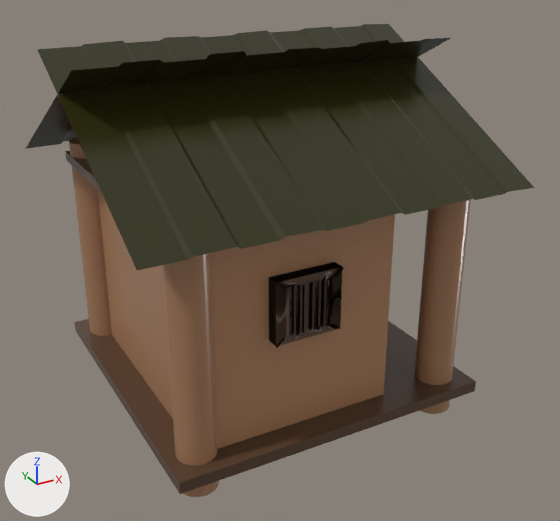
An edit to the OBJ model assets/building models/Kubo-Lv1.obj, drawn before and after from the same camera.
The view is the same before and after, from a camera (50 mm lens) standing at (-5.07, -9.79, 7.01) and looking at (0.15, -0.3, 2.26). Lighting does not change. The marker at lower left points along +X, +Y and +Z. Where no turn or scale is listed for an object, it has been applied to the vertices. Vertices at the same position are counted once.

The first picture shows 'obj1', 'obj2', 'obj4', 'obj5', 'obj6', 'obj7', 'obj9'.
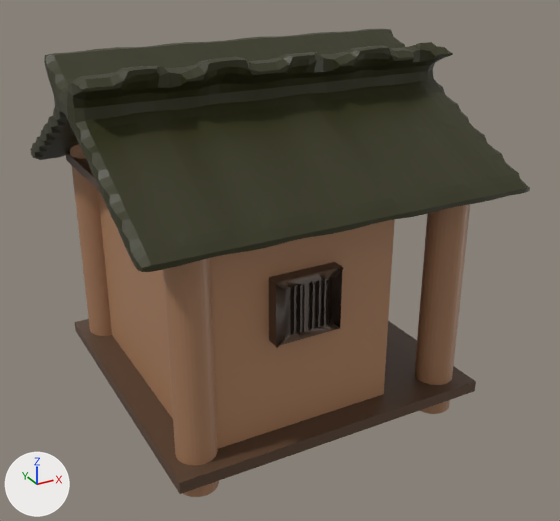
The change in detail:
Material 'Material.002' (mat_material_002) is new.
Its base color is (0.0275, 0.0268, 0.00415) (dark yellow #2e2e0d).
me_obj9 is used by ob_obj9; location (0.0, 0.0, 0.0).
me_obj9 had 104 vertices, 98 faces and spanned x -2.83..2.81, y -2.64..2.73, z 3.67..5.49.
me_obj9 no longer uses material mat_mat3 (dark yellow #2e2e0d).
me_obj9 now has 4046 vertices, 4044 faces and spans x -2.81..2.79, y -2.59..2.64, z 3.53..5.42.
me_obj9 part 1: the loose piece of 58 vertices spanning x -2.81..2.78, y -0.76..2.73, z 3.67..5.48 is rebuilt with 4046 vertices and now spans x -2.81..2.79, y -2.59..2.64, z 3.53..5.42, in mat_material_002 (dark yellow #2e2e0d).
me_obj9 part 2: the loose piece of 6 vertices spanning x -1.99..0.99, y -1.97..2.0, z 3.99..5.05 is deleted.
me_obj9 now uses material mat_material_002 (dark yellow #2e2e0d).

Location of each change, (x1, y1, x2, y2) in pixels of the pictures (560 x 521 px):
'obj9', reshaped: before (25, 24, 534, 270); after (30, 29, 530, 272)
part 1 of me_obj9, rebuilt (18% wider, 118% taller): before (25, 38, 450, 149); after (30, 29, 530, 272)
part 2 of me_obj9, deleted: before (148, 67, 346, 124)
